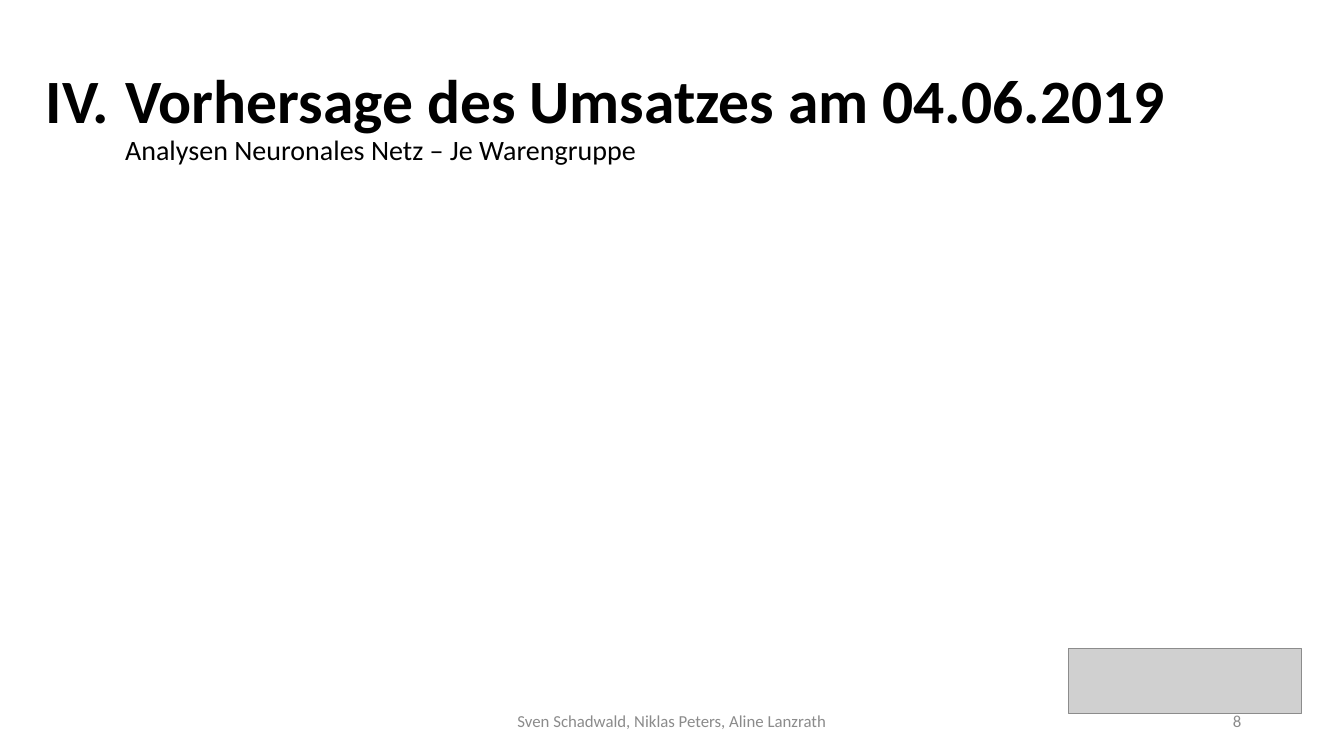
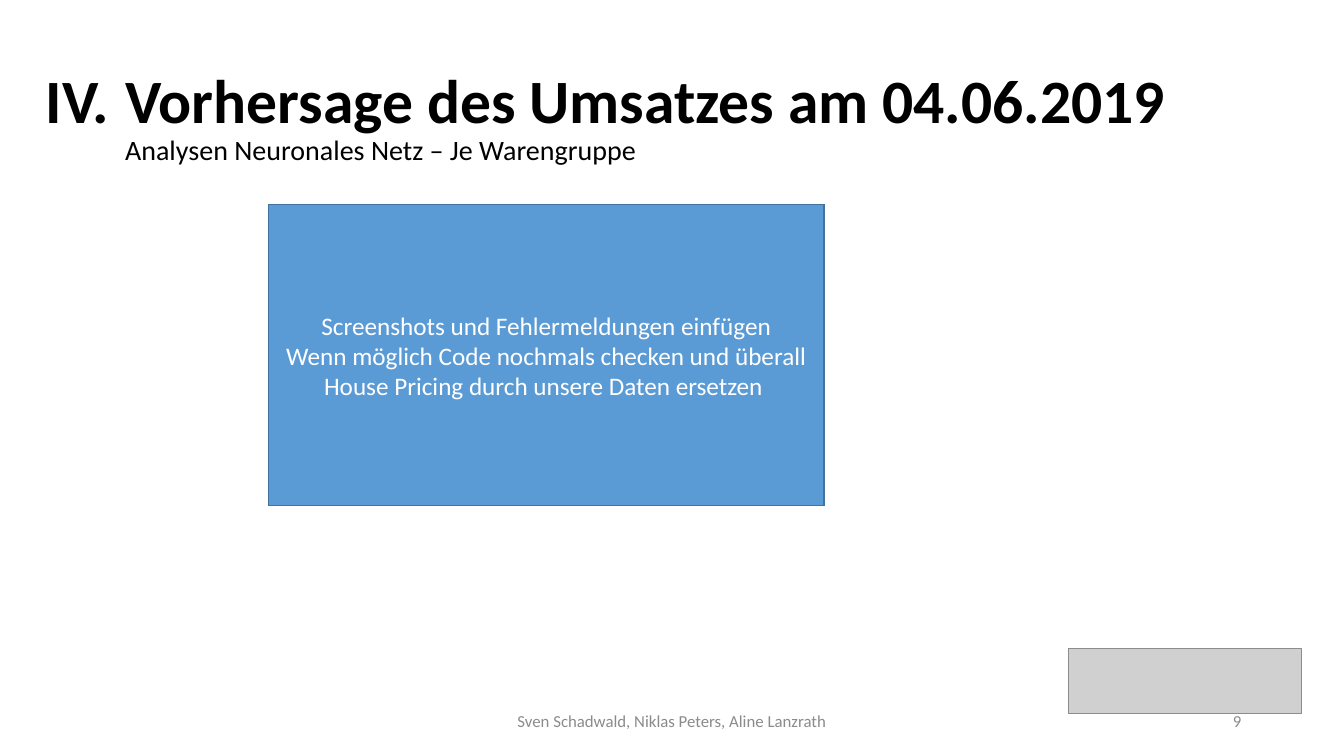
Before and after one commit to Nikiniksn/DataScience-Gruppe_02, a slide deck: slide 9 of Präsentation Gruppe 2.pptx (slide 8 before the commit). Drawn at 1344x756 pixels with LibreOffice and Linux fonts; fonts in the diff are those of the drawing; grey boxes stand for pictures. Boxes give left, top, right and bottom in pixels: in the first picture for what was removed or moved away, otherwise in the second. Text is boxed around its words. In the diff, an @@ line names an element or a change of style, - is before the commit and + after.

```diff
--- a/Präsentation Gruppe 2.pptx
+++ b/Präsentation Gruppe 2.pptx
@@ rectangle added at (269,205,825,506), fill #5B9BD5, outline #43739E 1 pt, 18 pt, text #FFFFFF @@
+Screenshots und Fehlermeldungen einfügen
+Wenn möglich Code nochmals checken und überall House Pricing durch unsere Daten ersetzen
@@ page number at (1233,716,1241,727): text changed @@
-8
+9
```
Also in this commit, not shown: 5 other slides changed, 1 slide added.
